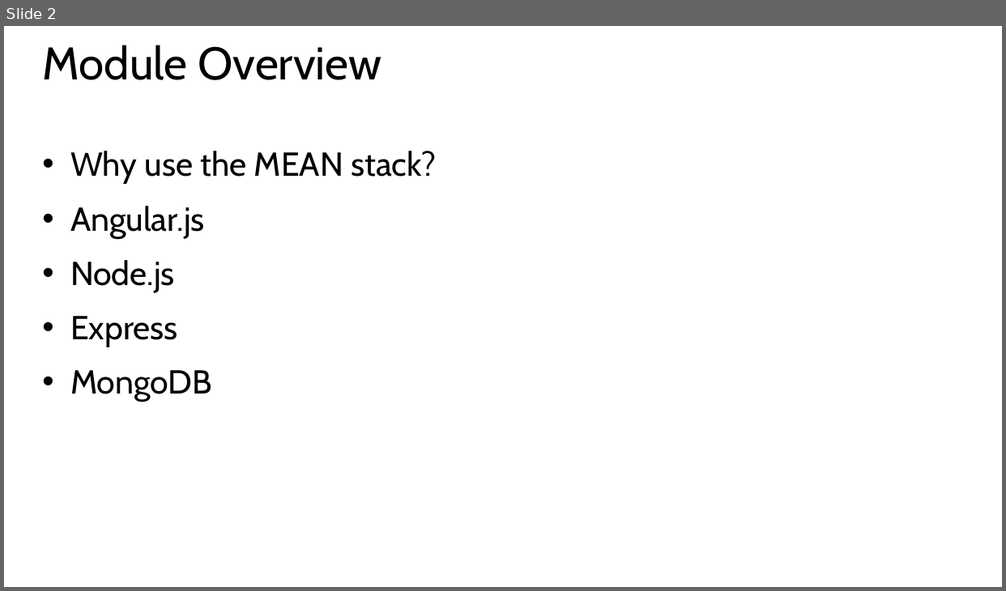
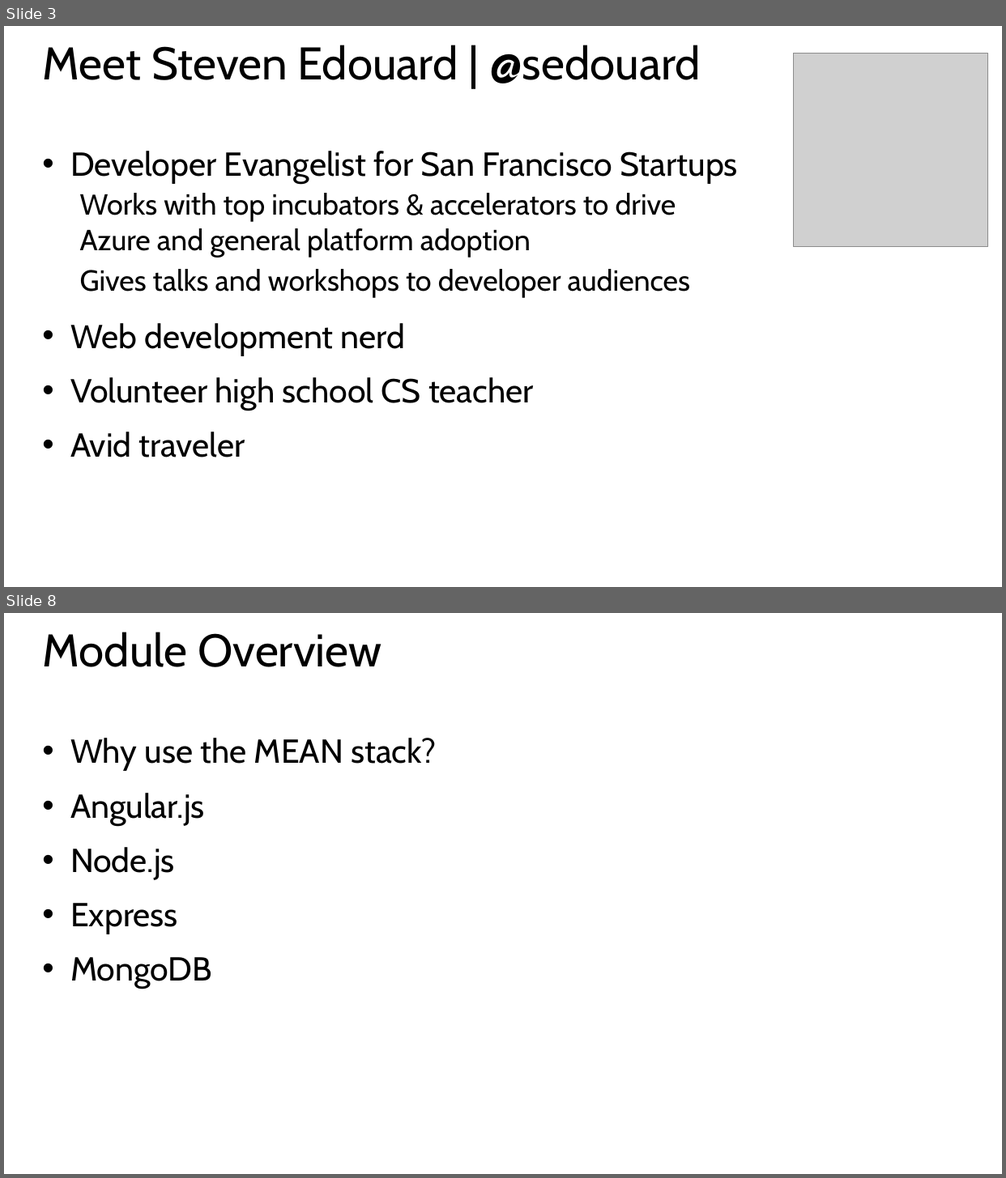
Before and after one commit to hwz/chirp, a slide deck: slides/module1.pptx. Shown one above the other, each under a label of ours: slide 2 before the commit, slides 3 and 8 after it; the slides between them are not shown. The pictures are 1006x591 and 1006x1178 pixels, drawn with LibreOffice and Linux fonts; fonts in the diff are those of the drawing; grey boxes stand for pictures. Boxes give left, top, right and bottom in pixels: in the first picture for what was removed or moved away, otherwise in the second. Text is boxed around its words. In the diff, an @@ line names an element or a change of style, - is before the commit and + after.

```diff
--- a/slides/module1.pptx
+++ b/slides/module1.pptx
@@ slide 3 added at bbox=[4, 26, 1002, 587], background #FFFFFF @@
@@ title added at bbox=[43, 45, 701, 84], 44 pt, text #000000 @@
+Meet Steven Edouard | @sedouard
@@ picture added at bbox=[794, 53, 987, 247] @@
@@ text added at bbox=[70, 151, 738, 458], 28 pt, text #000000 @@
+• Developer Evangelist for San Francisco Startups
+  Works with top incubators & accelerators to drive
+  Azure and general platform adoption
+  Gives talks and workshops to developer audiences
+• Web development nerd
+• Volunteer high school CS teacher
+• Avid traveler
@@ what was slide 2 is now slide 8 @@
```
Also in this commit, not shown: 1 slide changed, 12 other slides added, 5 other files.
